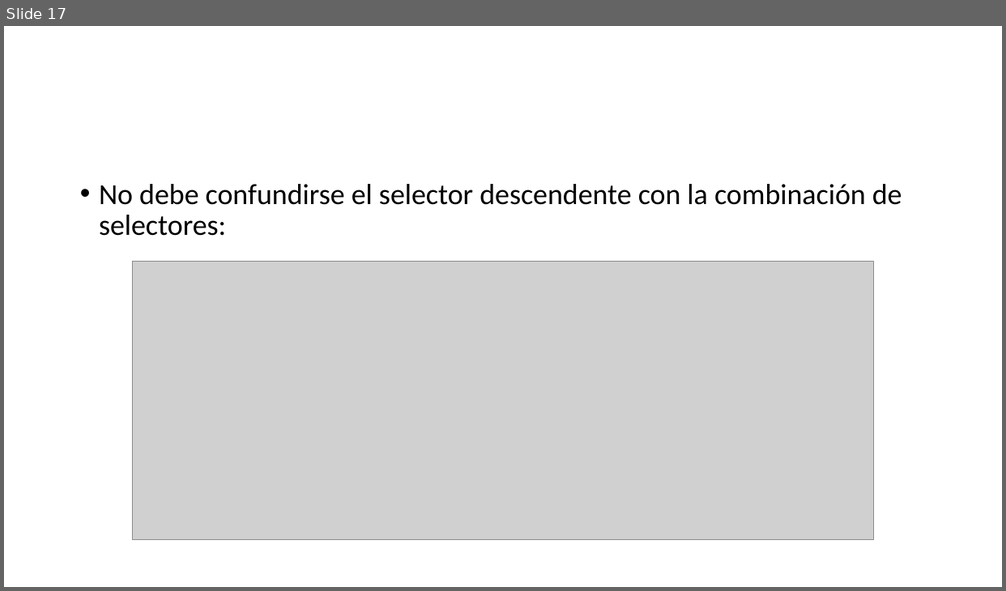
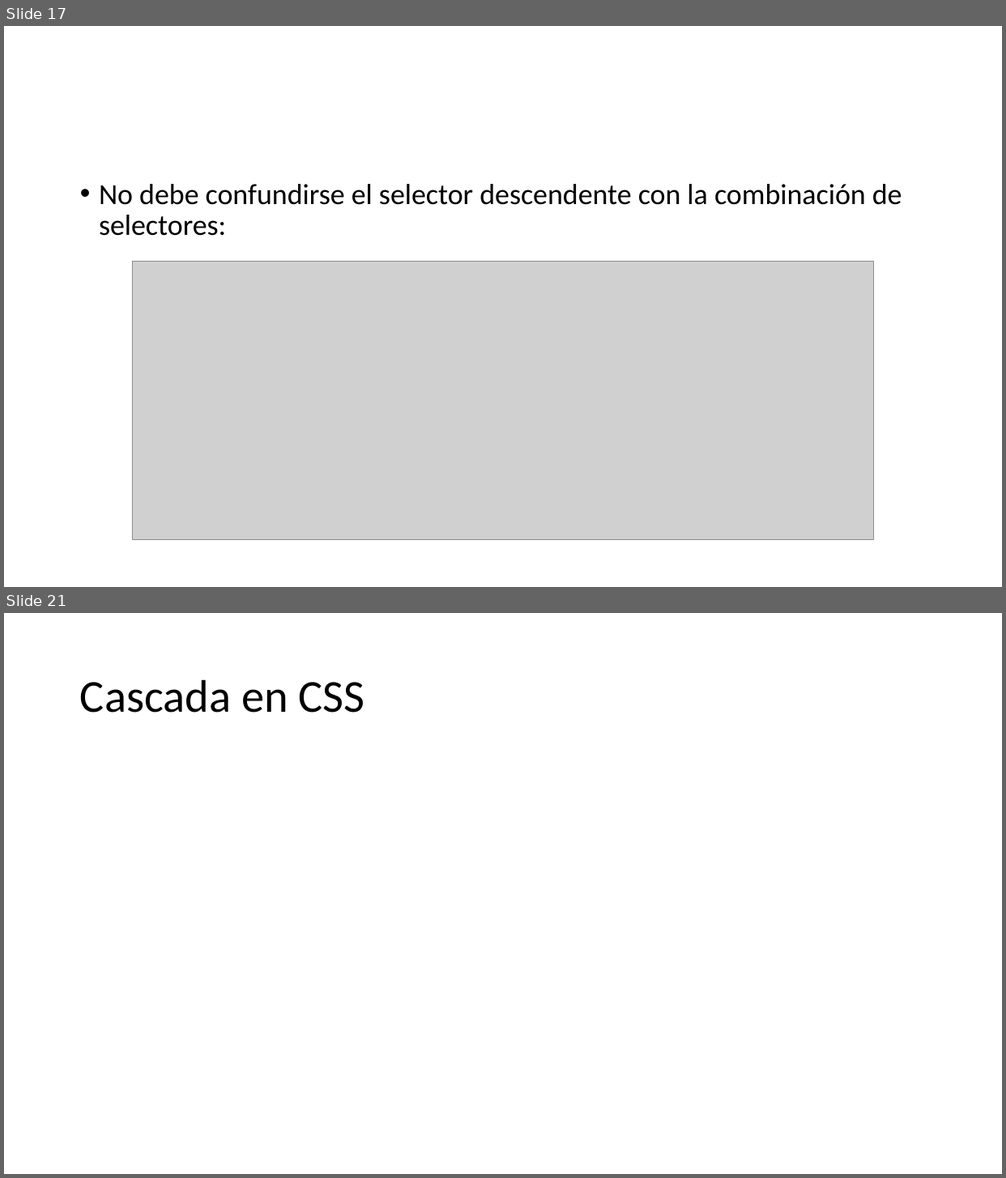
Before and after one commit to DanielCornelio/cssWorkshop, a slide deck: Introducción a CSS.pptx. Shown one above the other, each under a label of ours: slide 17 before the commit, slides 17 and 21 after it; the slides between them are not shown. The pictures are 1006x591 and 1006x1178 pixels, drawn with LibreOffice and Linux fonts; fonts in the diff are those of the drawing; grey boxes stand for pictures. Boxes give left, top, right and bottom in pixels: in the first picture for what was removed or moved away, otherwise in the second. Text is boxed around its words. In the diff, an @@ line names an element or a change of style, - is before the commit and + after.

```diff
--- a/Introducción a CSS.pptx
+++ b/Introducción a CSS.pptx
@@ slide 21 added at [4,613,1002,1174], background #FFFFFF @@
@@ title added at [80,679,365,713], 44 pt, text #000000 @@
+Cascada en CSS
```
Also in this commit, not shown: 1 slide changed, 3 other slides added, 1 slide removed, 2 other files.
